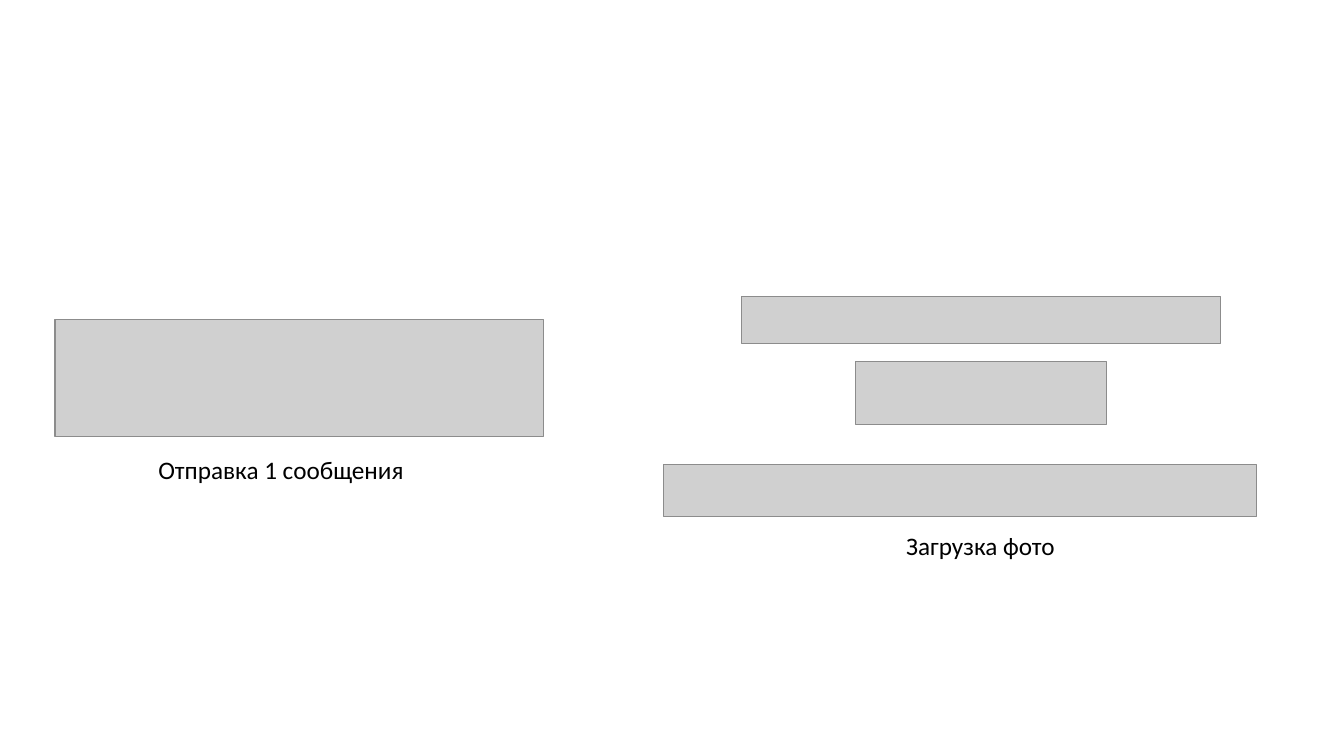
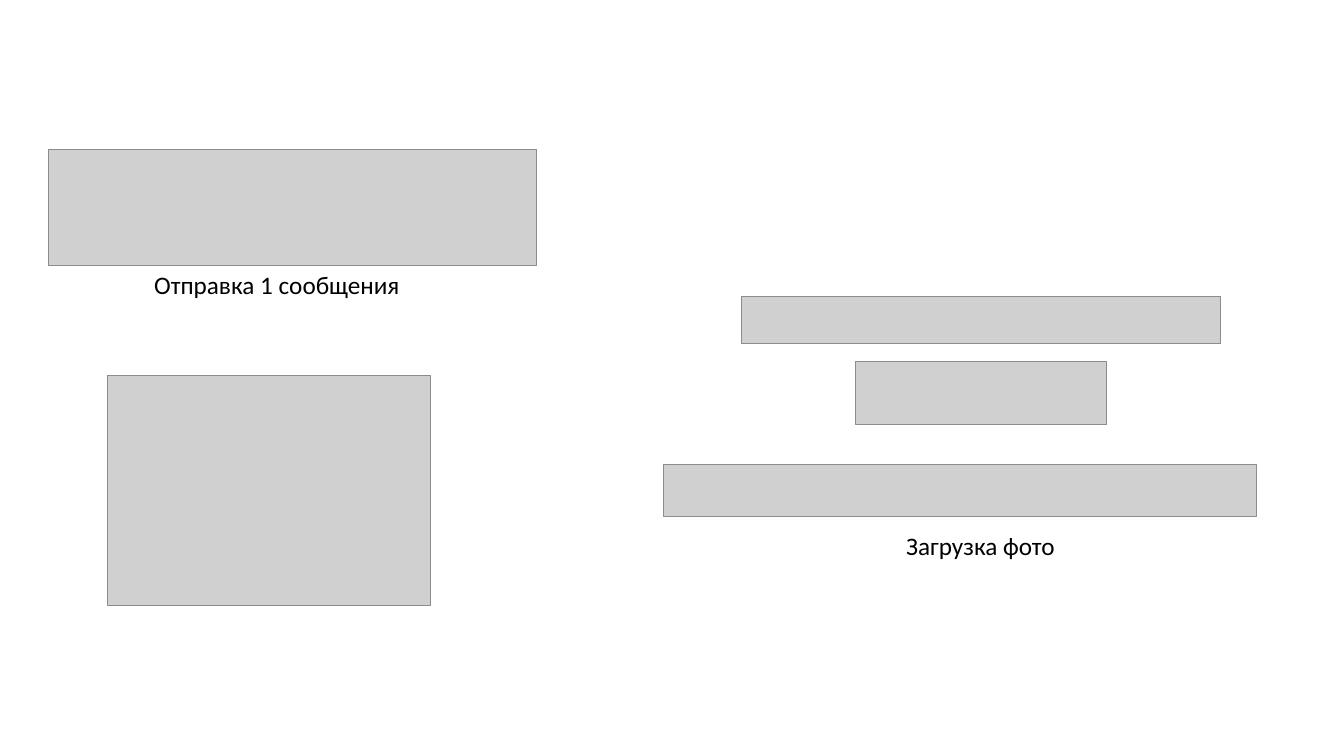
Before and after one commit to Ivanesscob/DriveCareApp, a slide deck: slide 7 of Shablon2.pptx (slide 5 before the commit). Drawn at 1344x756 pixels with LibreOffice and Linux fonts; fonts in the diff are those of the drawing; grey boxes stand for pictures; background and template pictures are left out. Boxes give left, top, right and bottom in pixels: in the first picture for what was removed or moved away, otherwise in the second. Text is boxed around its words. In the diff, an @@ line names an element or a change of style, - is before the commit and + after.

```diff
--- a/Shablon2.pptx
+++ b/Shablon2.pptx
@@ picture: place and size @@
-picture at (55, 320, 543, 437)
+picture at (48, 149, 536, 266)
@@ text "Отправка 1 сообщения": place and size @@
-text "Отправка 1 сообщения" at (158, 462, 404, 483)
+text "Отправка 1 сообщения" at (154, 277, 400, 298)
@@ picture added at (107, 375, 430, 605) @@
```
Also in this commit, not shown: 2 other slides changed, 2 slides added, 5 other files.
